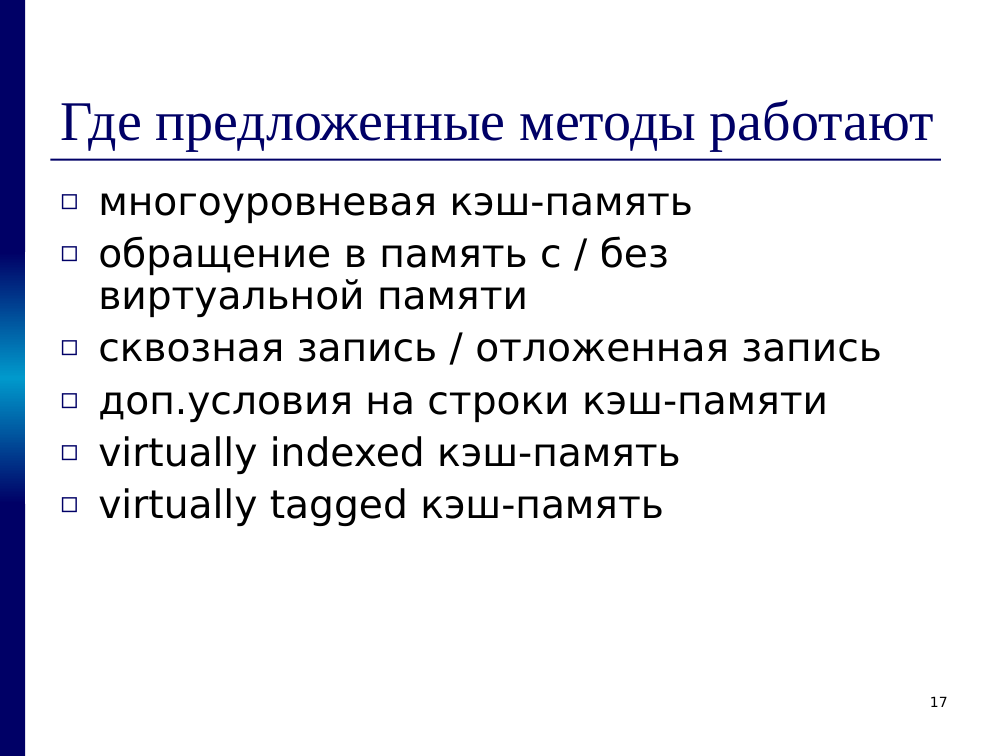
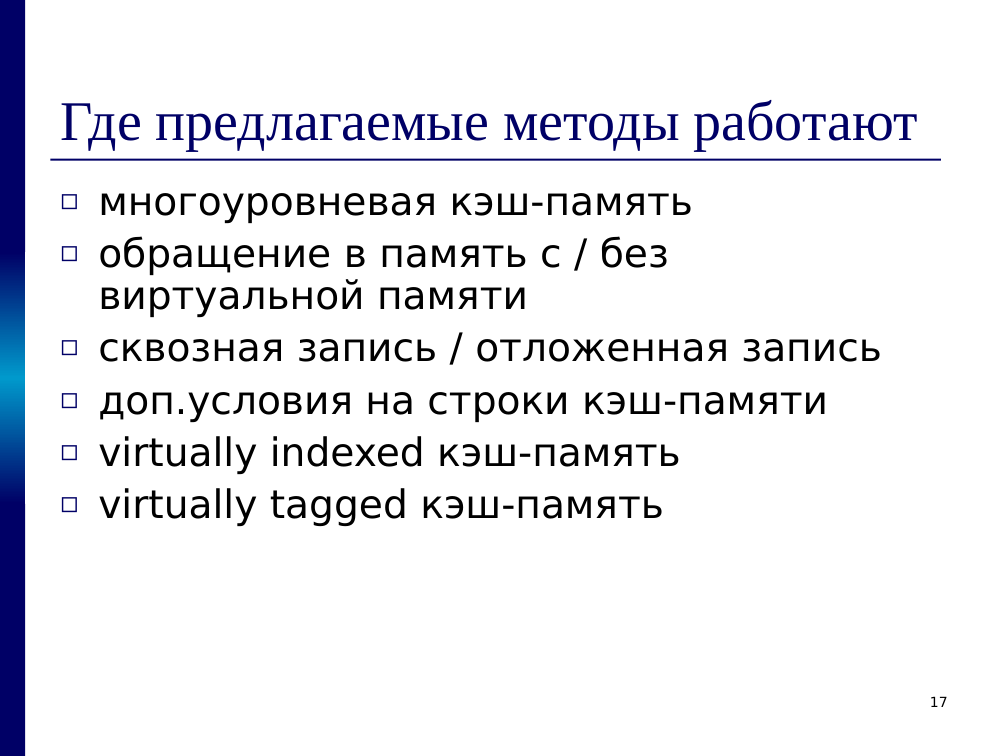
Before and after one commit to kornevgen/tesla-project, a slide deck: slide 17 of papers/THESIS/talks/pred/prethesis9.ppt. Drawn at 1008x756 pixels with LibreOffice and Linux fonts; fonts in the diff are those of the drawing. Boxes give left, top, right and bottom in pixels: in the first picture for what was removed or moved away, otherwise in the second. Text is boxed around its words. In the diff, an @@ line names an element or a change of style, - is before the commit and + after.

```diff
--- a/papers/THESIS/talks/pred/prethesis9.ppt
+++ b/papers/THESIS/talks/pred/prethesis9.ppt
@@ title at [60,100,918,150]: text changed @@
-Где предложенные методы работают
+Где предлагаемые методы работают
```
Also in this commit, not shown: 10 other slides changed, 2 slides added, 2 slides removed.
